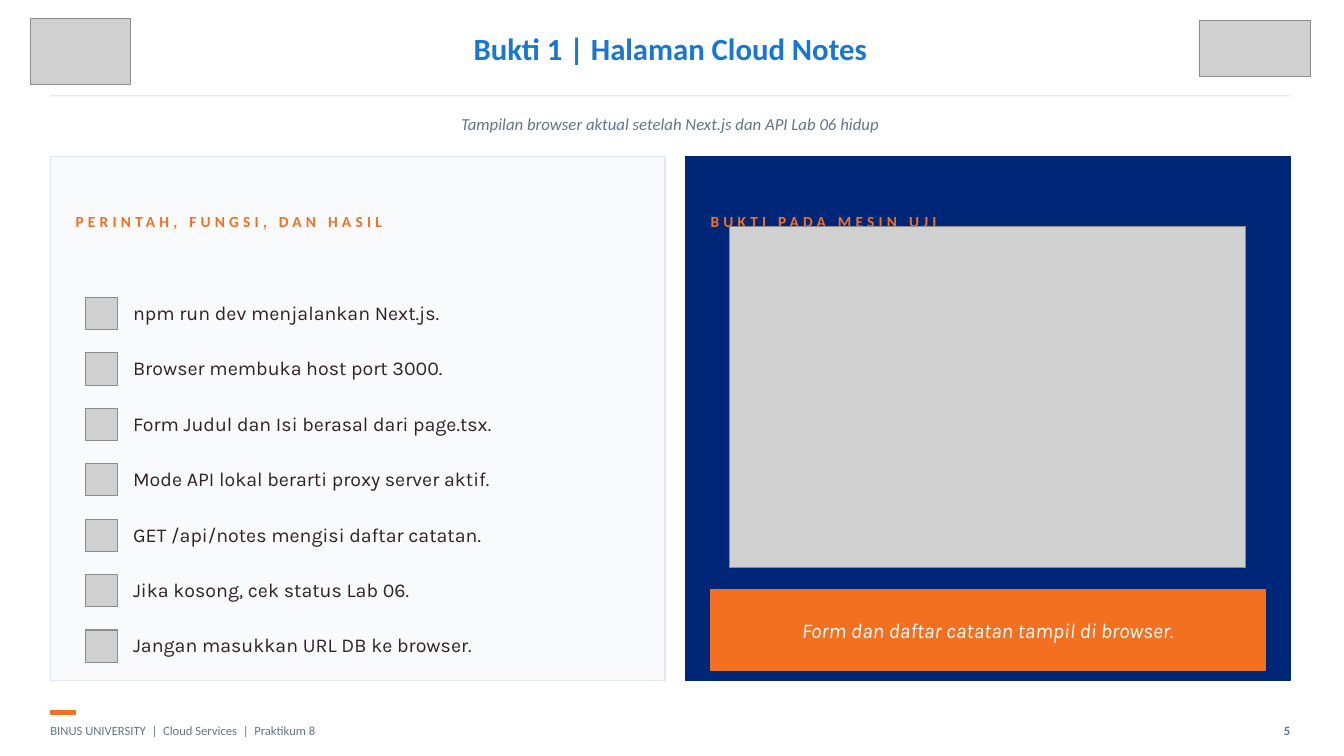
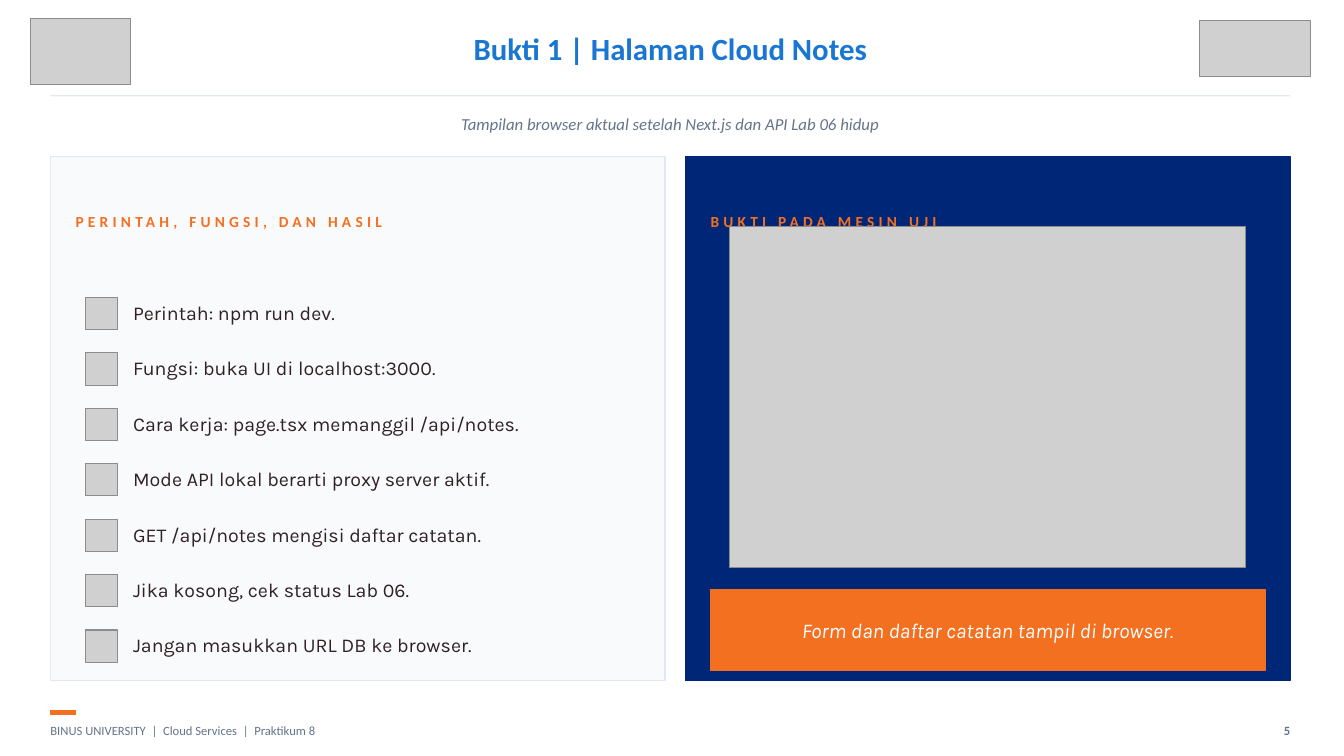
Before and after one commit to SeedFlora/meet8CloudService, a slide deck: slide 5 of slides/LAB08_Cloud_Notes_Nextjs_Bukti_Live.pptx. Drawn at 1344x756 pixels with LibreOffice and Linux fonts; fonts in the diff are those of the drawing; grey boxes stand for pictures. Boxes give left, top, right and bottom in pixels: in the first picture for what was removed or moved away, otherwise in the second. Text is boxed around its words. In the diff, an @@ line names an element or a change of style, - is before the commit and + after.

```diff
--- a/slides/LAB08_Cloud_Notes_Nextjs_Bukti_Live.pptx
+++ b/slides/LAB08_Cloud_Notes_Nextjs_Bukti_Live.pptx
@@ text at [133, 306, 335, 325]: text changed @@
-npm run dev menjalankan Next.js.
+Perintah: npm run dev.
@@ text at [133, 361, 435, 380]: text changed @@
-Browser membuka host port 3000.
+Fungsi: buka UI di localhost:3000.
@@ text at [133, 416, 519, 436]: text changed @@
-Form Judul dan Isi berasal dari page.tsx.
+Cara kerja: page.tsx memanggil /api/notes.
```
Also in this commit, not shown: 4 other slides changed.
